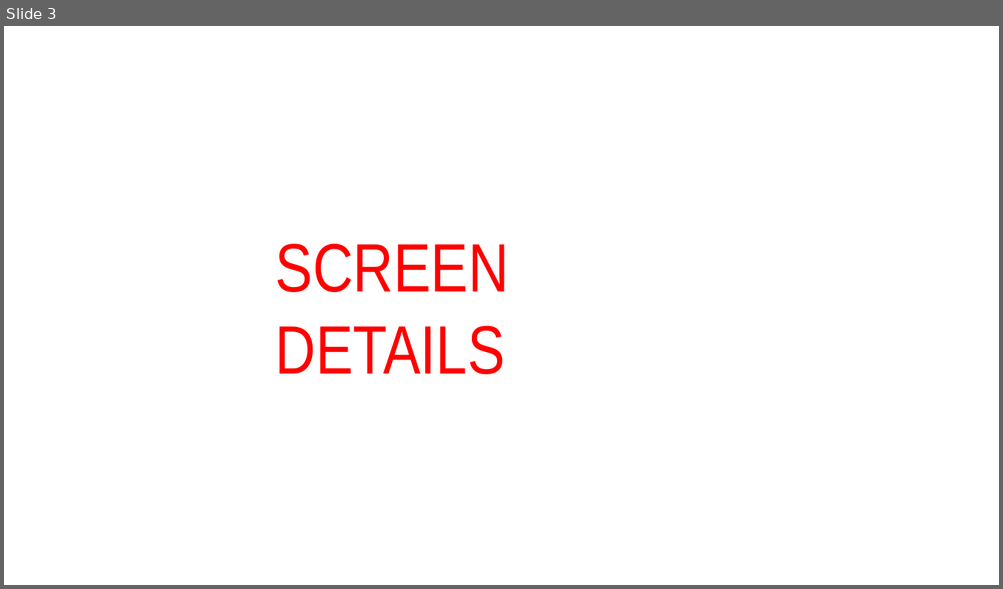
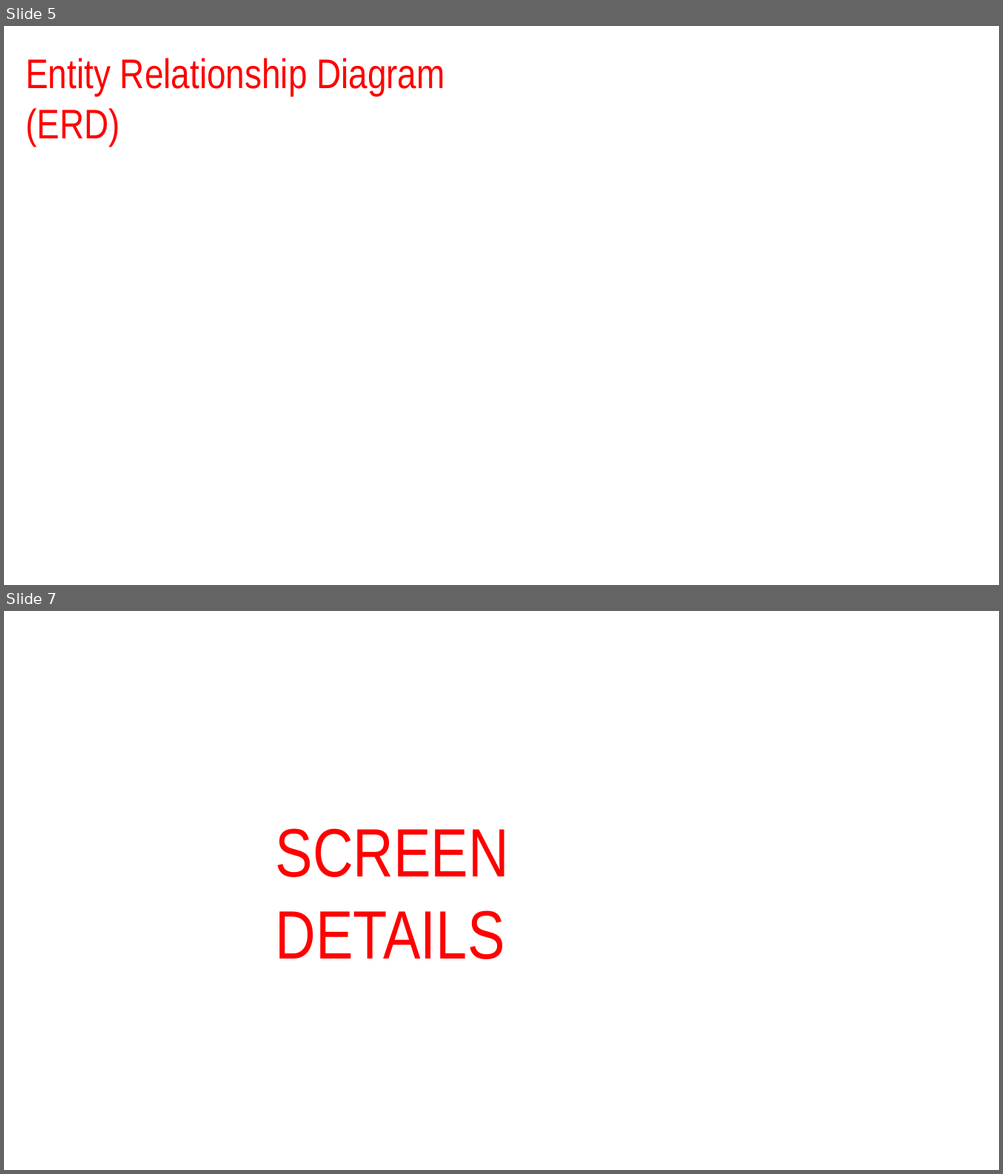
Before and after one commit to Erudi787/book-buddi, a slide deck: Documentation/High Level Design/Alliance Low Code Program_HLD_G6_BookBuddi.pptx. Shown one above the other, each under a label of ours: slide 3 before the commit, slides 5 and 7 after it; the slides between them are not shown. The pictures are 1003x589 and 1003x1174 pixels, drawn with LibreOffice and Linux fonts; fonts in the diff are those of the drawing; background and template pictures are left out. Boxes give left, top, right and bottom in pixels: in the first picture for what was removed or moved away, otherwise in the second. Text is boxed around its words. In the diff, an @@ line names an element or a change of style, - is before the commit and + after.

```diff
--- a/Documentation/High Level Design/Alliance Low Code Program_HLD_G6_BookBuddi.pptx
+++ b/Documentation/High Level Design/Alliance Low Code Program_HLD_G6_BookBuddi.pptx
@@ slide 5 added at <box>4,26,999,585</box>, background picture (left out) @@
@@ text added at <box>25,58,444,145</box>, 80 pt, text #FF0000 @@
+Entity Relationship Diagram
+(ERD)
@@ what was slide 3 is now slide 7 @@
```
Also in this commit, not shown: 4 slides changed, 95 other slides added, 1 slide removed, 4 other files.
